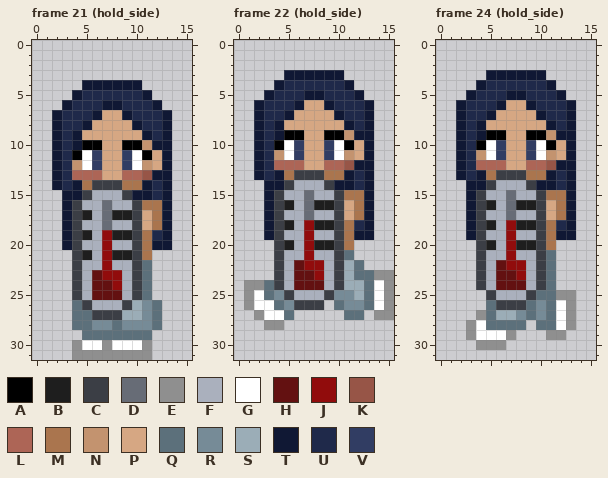
Pixel-art file, stored at art/player_demo.aseprite. That is the earlier state.
16x32 pixels, 24 frames. Shown: frame 21 (hold_side), frame 22 (hold_side), frame 24 (hold_side). The commit also changed other frames, which this record leaves out.
Visible layers, top first: "thermometer", "body".
Palette (. is transparent): A #000000  B #1e1e1e  C #3b3e45  D #676c76  E #8f8f8f  F #aab0bd  G #ffffff  H #631111  J #910c0c  K #975547  L #ad6556  M #aa754e  N #c3936f  P #d6a783  Q #5c707b  R #768b97  S #9badb7  T #101834  U #1f294a  V #313d63
Pixels before, frame 21 (hold_side), first column x 2:
 4 ...TTTTTT...
 5 ..TUUUUUUT..
 6 .TUUUTTUUUT.
 7 TUUUTPPTUUUT
 8 TUUTPPPPTUUT
 9 TUTPPPPPPTUT
10 TUTAAPPAANTT
11 TUAGVPPVGAPT
12 TUNGVPPVGNPT
13 TULLLPPLLKTT
14 TUTMCCCMMTUT
15 .TTCFFFCTTUT
16 .TCFFDFFCMMT
17 .TCBFDBBCPMT
18 .TCFFDFFCPMT
19 .TCBFJBBCMUT
20 .TCFFJFFCMTT
21 ..CBFJBBCM..
22 ..CFFJFFCQ..
23 ..CFHJJFCQ..
24 ..CFHHJFCQ..
25 ..CFHHHFCQ..
26 ..QCFFFCSRQ.
27 ..QQCCCSSRQ.
28 ..QQRRQRRRQ.
29 ...QQQQQQQ..
30 ..EGGEGGGE..
31 ..EEEEEEEE..
Pixels before, frame 22 (hold_side), first column x 1:
 3 ....TTTTTT.....
 4 ...TUUUUUUT....
 5 ..TUUUTTUUUT...
 6 .TUUUTPPTUUUT..
 7 .TUUTPPPPTUUT..
 8 .TUTPPPPPPTUT..
 9 .TUTAAPPAANTT..
10 .TUAGVPPVGAPT..
11 .TUNGVPPVGNPT..
12 .TULLLPPLLKTT..
13 .TUTMCCCMMTUT..
14 ..TTCFFFCTTUT..
15 ..TCFFDFFCMMT..
16 ..TCBFDBBCPMT..
17 ..TCFFDFFCPMT..
18 ..TCBFJBBCMUT..
19 ..TCFFJFFCMTT..
20 ...CBFJBBCM....
21 ...CFFJFFCQ....
22 ...CFHJJFCSQ...
23 ...CFHHJFCSQQEE
24 EEQCFHHHFCSSQGE
25 EGQRCFFFCRRSQGE
26 EGGQRCCC.QRRQGE
27 .EGGQ.....QQ.EE
28 ..EE...........
Pixels before, frame 24 (hold_side), first column x 2:
 3 ...TTTTTT...
 4 ..TUUUUUUT..
 5 .TUUUTTUUUT.
 6 TUUUTPPTUUUT
 7 TUUTPPPPTUUT
 8 TUTPPPPPPTUT
 9 TUTAAPPAANTT
10 TUAGVPPVGAPT
11 TUNGVPPVGNPT
12 TULLLPPLLKTT
13 TUTMCCCMMTUT
14 .TTCFFFCTTUT
15 .TCFFDFFCMMT
16 .TCBFDBBCPMT
17 .TCFFDFFCPMT
18 .TCBFJBBCMUT
19 .TCFFJFFCMTT
20 ..CBFJBBCM..
21 ..CFFJFFCQ..
22 ..CFHJJFCQ..
23 ..CFHHJFCQ..
24 ..CFHHHFCQ..
25 ...CFFFCQQEE
26 ...QCCCQRQGE
27 ..EQSSRQRQGE
28 .EGQQQQ.QQGE
29 .EGGGE...EE.
30 ..EEE.......
After the commit:
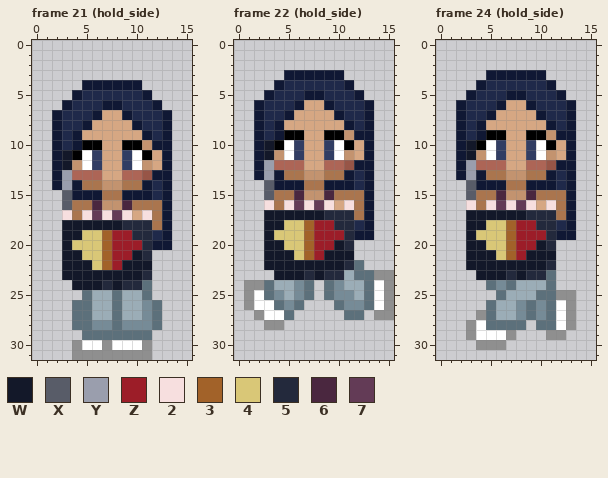
Colours new in this view: W #131829  X #585c68  Y #9a9ead  Z #9c1d28  2 #f7dfdf  3 #a26229  4 #d9c777  5 #23293c  6 #4a273f  7 #633b56
From old to new:
layer "thermometer" now hidden
layer "emf" now shown
Changed rows in their new state; - is an unchanged pixel.
Frame 21 (hold_side):
first column x 3:
11 W--------
12 W--------
13 Y--------
14 Y--MNN---
15 X-TTMMT--
16 XMM6NN6M-
17 2M27272P2
18 WWWWWW555
19 WW443ZZ55
20 W4443ZZZ5
21 WW443ZZW5
22 WWW43ZWWW
23 WWWWWWWW5
24 -WWW5W55-
25 -.QSSQSS-
26 --QSSQS--
27 ---SSQ---
Frame 22 (hold_side):
first column x 3:
10 W--------
11 W--------
12 Y--------
13 Y--MNN---
14 X-TTMMT--
15 XMM6NN6M-
16 2M27272P2
17 WWWWWW555
18 WW443ZZ55
19 W4443ZZZ5
20 WW443ZZW5
21 WWW43ZWWW
22 WWWWWWWW5
23 -WWW5W55-
24 -SSRQ.QR-
25 --SRQ.Q--
26 ---Q..---
Frame 24 (hold_side):
first column x 3:
10 W--------
11 W--------
12 Y--------
13 Y--MNN---
14 X-TTMMT--
15 XMM6NN6M-
16 2M27272P2
17 WWWWWW555
18 WW443ZZ55
19 W4443ZZZ5
20 WW443ZZW5
21 WWW43ZWWW
22 WWWWWWWW5
23 -WWW5W55-
24 -.QRQSSS-
25 --.QSSS--
26 ---SSR---
Where, in picture pixels (left, top, right, bottom), the same in both pictures:
changed: (62, 150, 152, 320)
changed: (264, 140, 354, 310)
changed: (466, 140, 556, 310)
